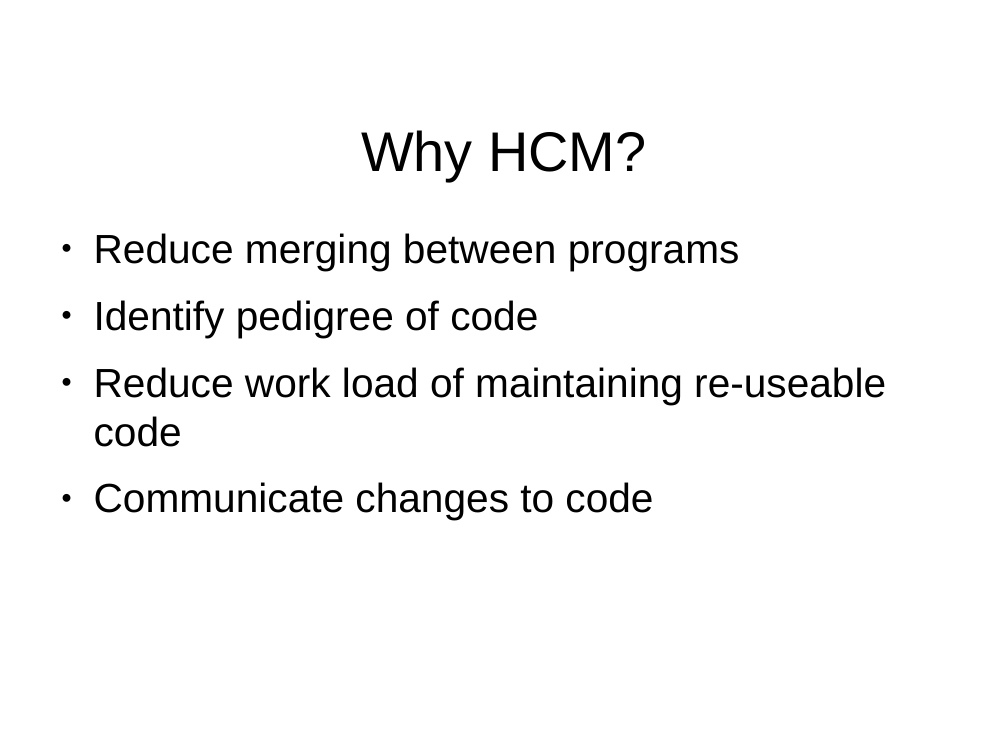
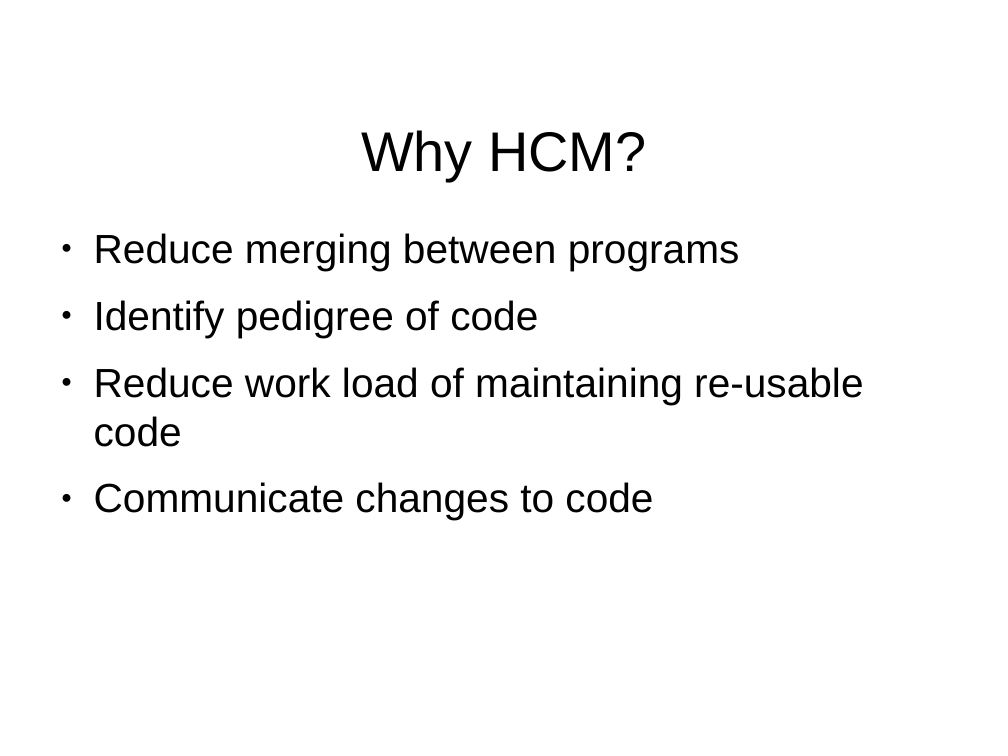
Before and after one commit to jeremiah-c-leary/hdl-component-manager, a slide deck: slide 3 of docs/presentations/hdl-component-manager.odp. Drawn at 1008x756 pixels with LibreOffice and Linux fonts; fonts in the diff are those of the drawing; background and template pictures are left out. Boxes give left, top, right and bottom in pixels: in the first picture for what was removed or moved away, otherwise in the second. Text is boxed around its words. In the diff, an @@ line names an element or a change of style, - is before the commit and + after.

```diff
--- a/docs/presentations/hdl-component-manager.odp
+++ b/docs/presentations/hdl-component-manager.odp
@@ text at (94,367,863,447): text changed @@
-● Reduce work load of maintaining re-useable code
+● Reduce work load of maintaining re-usable code
```
Also in this commit, not shown: 8 other slides changed, 3 slides added, 1 slide removed.
